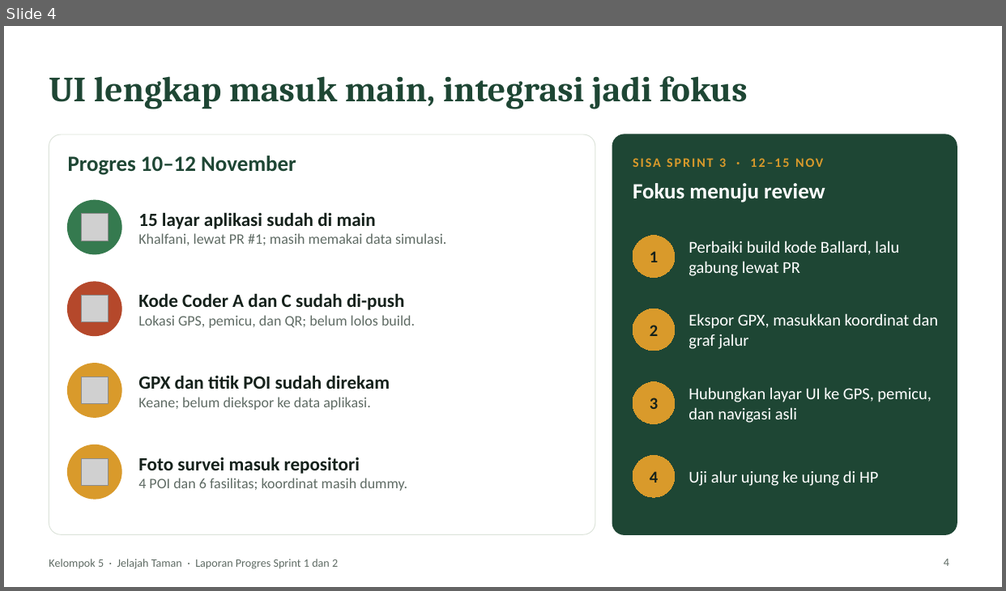
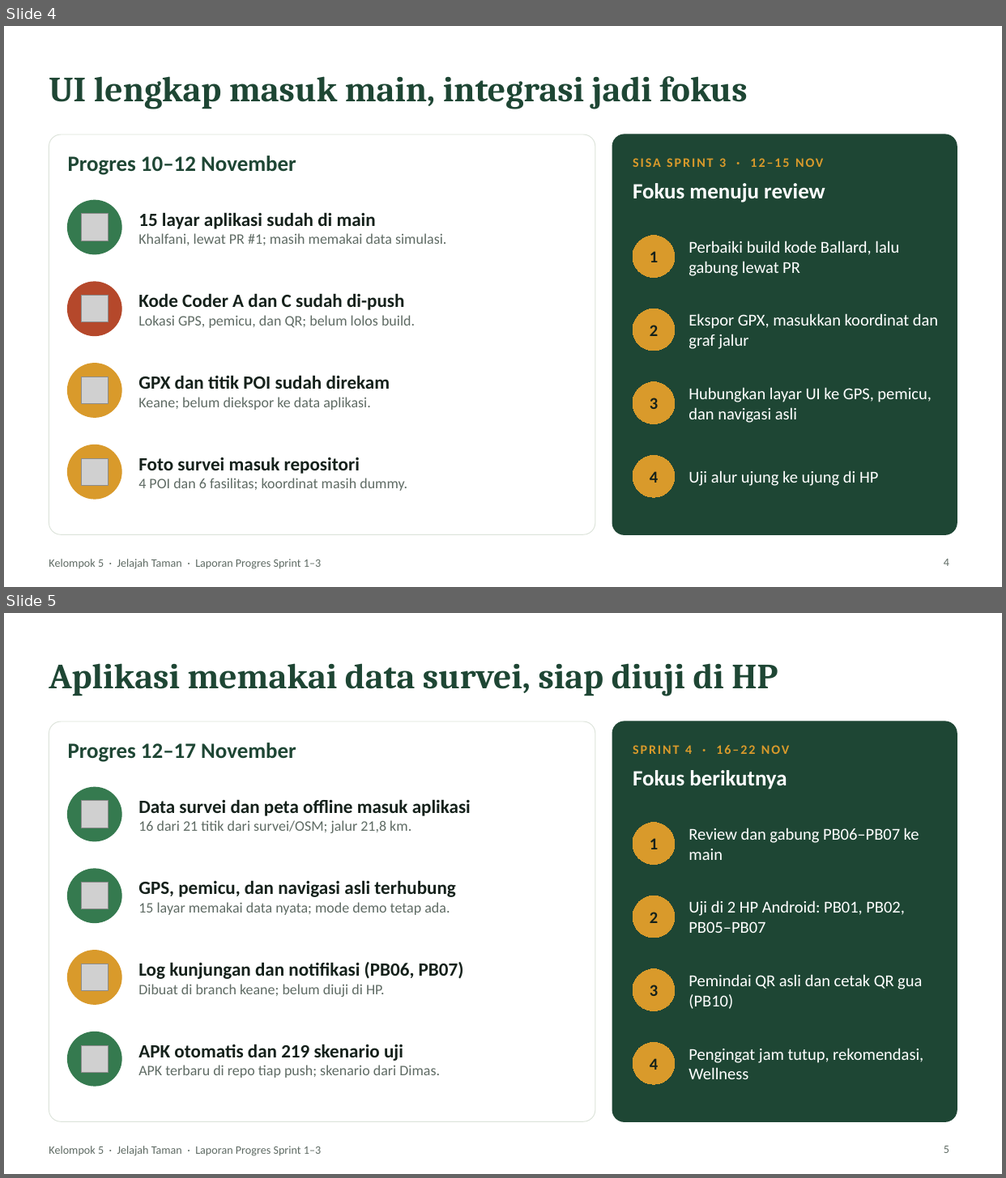
Before and after one commit to keaneplim/Transformasi-Digital-UAS, a slide deck: docs/presentation/Progres_Sprint1-2_Kel5_Jelajah_Taman.pptx. Shown one above the other, each under a label of ours: slide 4 before the commit, slides 4 and 5 after it. The pictures are 1006x591 and 1006x1178 pixels, drawn with LibreOffice and Linux fonts; fonts in the diff are those of the drawing; grey boxes stand for pictures; background and template pictures are left out. Boxes give left, top, right and bottom in pixels: in the first picture for what was removed or moved away, otherwise in the second. Text is boxed around its words. In the diff, an @@ line names an element or a change of style, - is before the commit and + after.

Commit message:
docs: progress deck update to 17 Nov (Sprint 1-3, slides 5-6: progress + PB01-PB10 status)

```diff
--- a/docs/presentation/Progres_Sprint1-2_Kel5_Jelajah_Taman.pptx
+++ b/docs/presentation/Progres_Sprint1-2_Kel5_Jelajah_Taman.pptx
@@ slide 5 added at [4,613,1002,1174], background picture (left out); not listed: 1 template element that a slide beside it also shows @@
@@ title added at [49,663,778,696], 34 pt, text #1E4634, bold @@
+Aplikasi memakai data survei, siap diuji di HP
@@ rounded rectangle added at [49,722,595,1122], fill #FFFFFF, outline #DCE3DA 0.75 pt @@
@@ rounded rectangle added at [612,722,957,1122], fill #1E4634, outline #1E4634 1 pt @@
@@ text added at [68,743,296,762], 21 pt, text #1E4634, bold @@
+Progres 12–17 November
@@ text added at [633,745,789,754], 12.5 pt, text #D99A2B, bold @@
+SPRINT 4 · 16–22 NOV
@@ text added at [633,770,786,790], 21 pt, text #FFFFFF, bold @@
+Fokus berikutnya
@@ ellipse added at [68,787,121,841], fill #357A4F, outline #357A4F 1 pt @@
@@ picture added at [81,801,108,828] @@
@@ text added at [138,799,471,833], 14 pt, text #5F6B64 @@
+Data survei dan peta offline masuk aplikasi
+16 dari 21 titik dari survei/OSM; jalur 21,8 km.
@@ ellipse added at [633,823,675,865], fill #D99A2B, outline #D99A2B 0.75 pt, 16 pt, text #15211B, bold @@
+1
@@ text added at [688,828,919,860], 16 pt, text #FFFFFF @@
+Review dan gabung PB06–PB07 ke main
@@ ellipse added at [68,869,121,923], fill #357A4F, outline #357A4F 1 pt @@
@@ picture added at [81,883,108,909] @@
@@ text added at [138,880,455,915], 14 pt, text #5F6B64 @@
+GPS, pemicu, dan navigasi asli terhubung
+15 layar memakai data nyata; mode demo tetap ada.
@@ ellipse added at [633,896,675,938], fill #D99A2B, outline #D99A2B 0.75 pt, 16 pt, text #15211B, bold @@
+2
@@ text added at [688,901,905,933], 16 pt, text #FFFFFF @@
+Uji di 2 HP Android: PB01, PB02, PB05–PB07
@@ ellipse added at [68,951,121,1004], fill #D99A2B, outline #D99A2B 1 pt @@
@@ picture added at [81,964,108,991] @@
@@ text added at [138,962,464,997], 18 pt, text #15211B, bold @@
+Log kunjungan dan notifikasi (PB06, PB07)
+Dibuat di branch keane; belum diuji di HP.
@@ ellipse added at [633,969,675,1012], fill #D99A2B, outline #D99A2B 0.75 pt, 16 pt, text #15211B, bold @@
+3
@@ text added at [688,974,922,1009], 16 pt, text #FFFFFF @@
+Pemindai QR asli dan cetak QR gua (PB10)
@@ ellipse added at [68,1033,121,1086], fill #357A4F, outline #357A4F 1 pt @@
@@ picture added at [81,1046,108,1072] @@
@@ text added at [138,1044,440,1078], 14 pt, text #5F6B64 @@
+APK otomatis dan 219 skenario uji
+APK terbaru di repo tiap push; skenario dari Dimas.
@@ ellipse added at [633,1043,675,1084], fill #D99A2B, outline #D99A2B 0.75 pt, 16 pt, text #15211B, bold @@
+4
@@ text added at [688,1048,923,1080], 16 pt, text #FFFFFF @@
+Pengingat jam tutup, rekomendasi, Wellness
@@ page number added at [944,1146,949,1153], 11 pt, text #5F6B64 @@
+5
@@ slide 4 changed as well @@
@@ text at [49,559,321,570]: text changed @@
-Kelompok 5 · Jelajah Taman · Laporan Progres Sprint 1 dan 2
+Kelompok 5 · Jelajah Taman · Laporan Progres Sprint 1–3
```
Also in this commit, not shown: 3 other slides changed, 1 other slide added.
